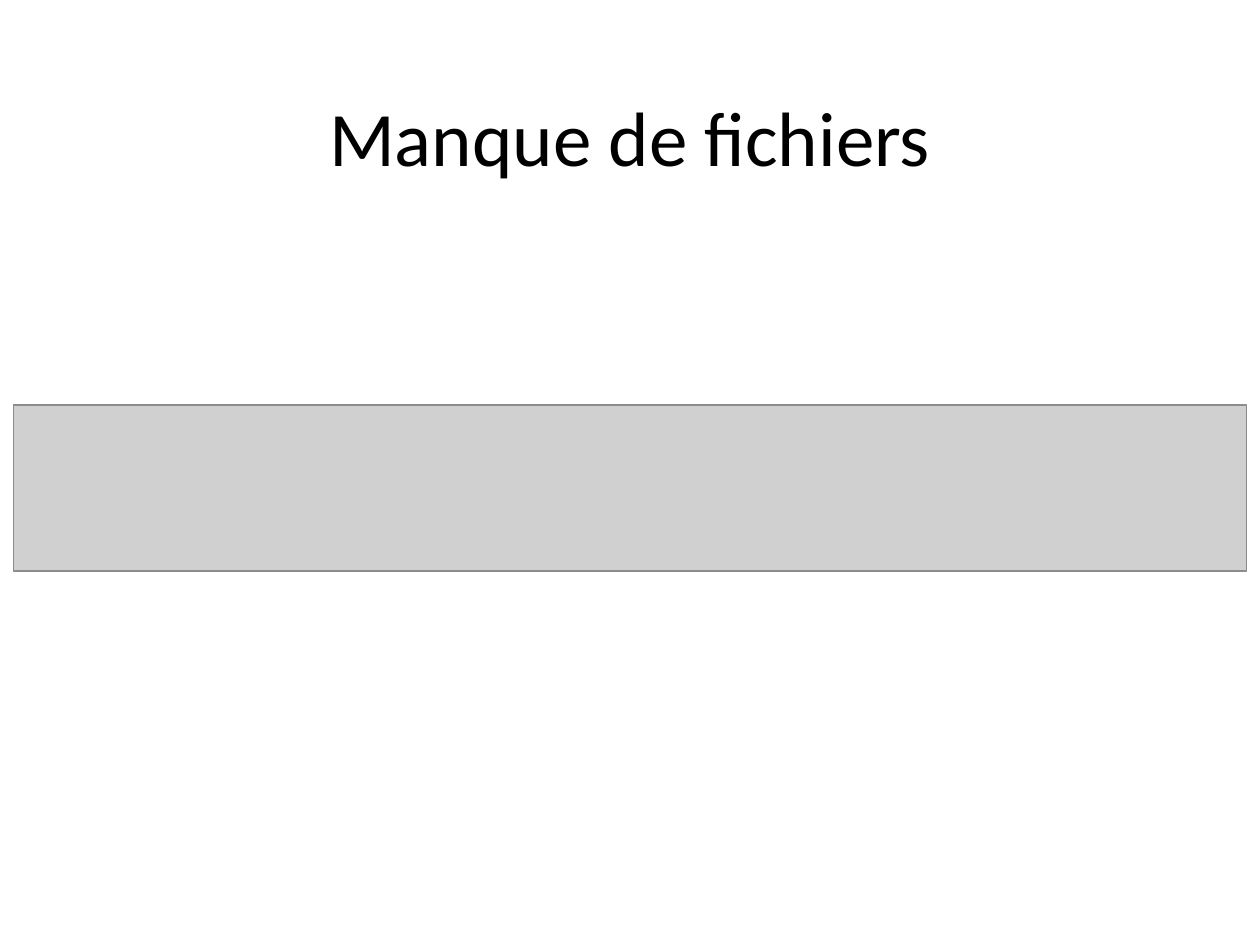
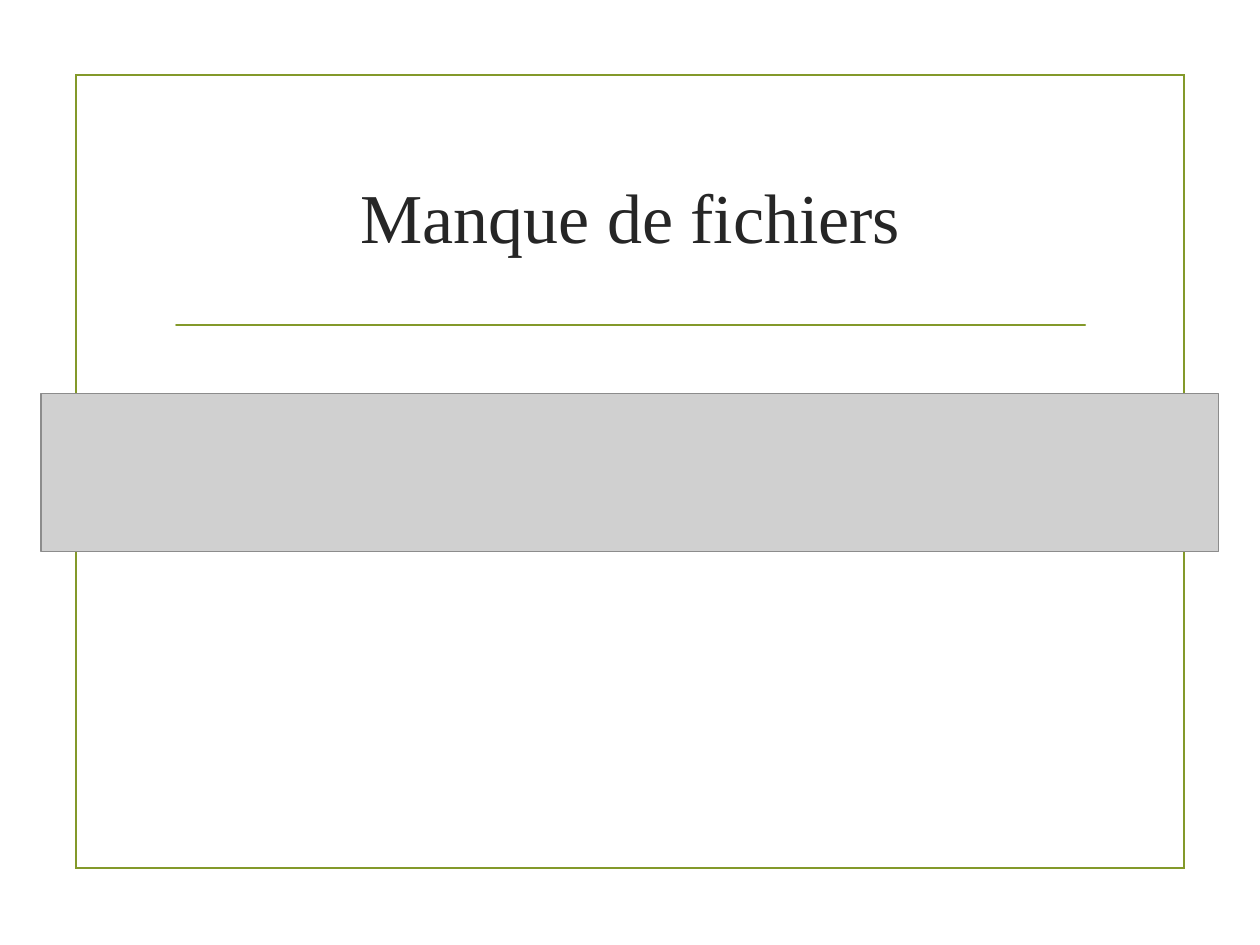
Before and after one commit to staufga0/DM_Project, a slide deck: slide 7 of Data Mining Presentation.pptm. Drawn at 1260x945 pixels with LibreOffice and Linux fonts; fonts in the diff are those of the drawing; grey boxes stand for pictures; background and template pictures are left out. Boxes give left, top, right and bottom in pixels: in the first picture for what was removed or moved away, otherwise in the second. Text is boxed around its words. In the diff, an @@ line names an element or a change of style, - is before the commit and + after.

```diff
--- a/Data Mining Presentation.pptm
+++ b/Data Mining Presentation.pptm
@@ rectangle added at [77, 74, 1184, 868], outline #83992A 1.25 pt @@
@@ title "Manque de fichiers": place and size @@
-title "Manque de fichiers" at [329, 112, 930, 179]
+title "Manque de fichiers" at [361, 193, 901, 257]
@@ title "Manque de fichiers" at [361, 193, 901, 257]: size 44 to 40 pt, font Calibri to Times New Roman, text colour #000000 to #262626; line spacing 0.9 to 1 @@
@@ line added from (176, 325) to (1085, 325), #83992A 1.25 pt @@
@@ picture: place and size @@
-picture at [14, 406, 1247, 572]
+picture at [42, 393, 1220, 552]
```
Also in this commit, not shown: 27 other slides changed, 6 slides added, 6 slides removed.
